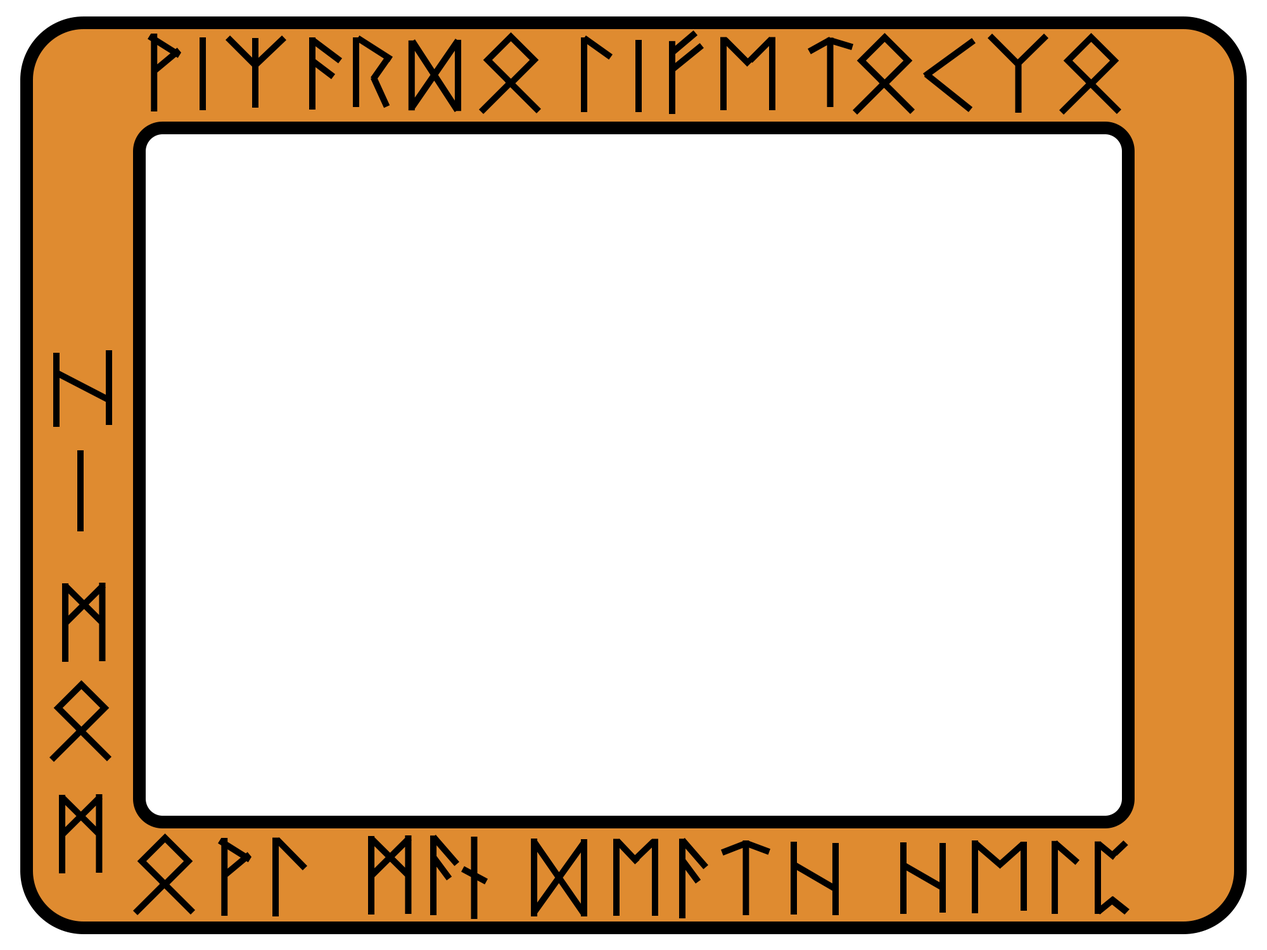
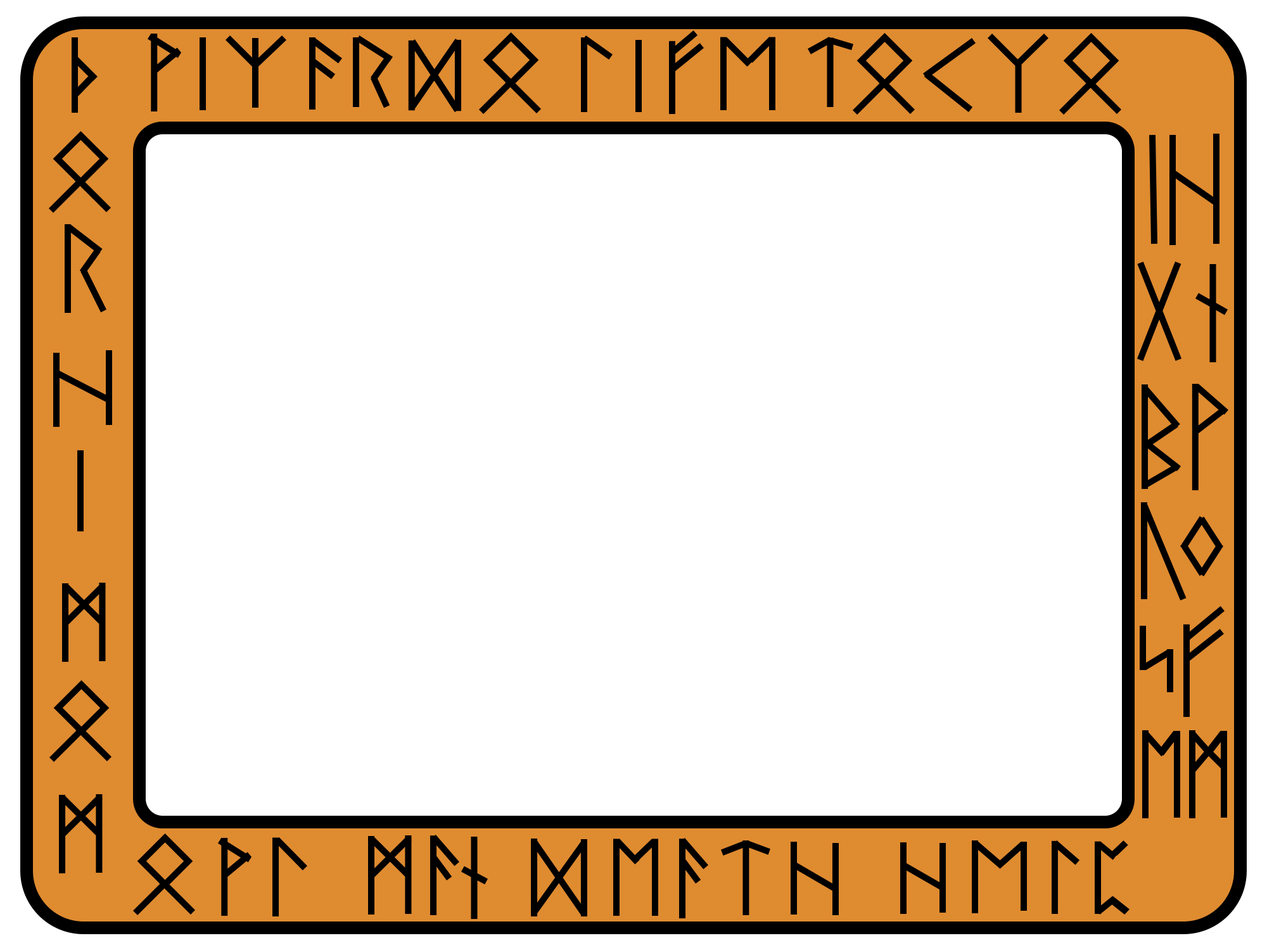
Comparing the layer stacks of the two 1267x950 images. Changes:
added layer "Shape 51 copy" above "Shape 51" over (1188, 730, 1227, 819)
added layer "Shape 51" above "Shape 50" over (1141, 730, 1180, 819)
added layer "Shape 50" above "Rounded Rectangle 1" over (1183, 606, 1225, 717)
added layer "Shape 49" above "Shape 49 copy 2" over (1139, 625, 1173, 693)
added layer "Shape 49 copy 2" above "Shape 48" over (1179, 516, 1223, 577)
added layer "Shape 48" above "Shape 47" over (1140, 383, 1229, 601)
added layer "Shape 47" above "Shape 46" over (1141, 384, 1181, 489)
added layer "Shape 46" above "Shape 46 copy" over (1195, 264, 1228, 363)
added layer "Shape 46 copy" above "Shape 45" over (1136, 261, 1182, 362)
added layer "Shape 45" above "Shape 44" over (1169, 133, 1220, 246)
added layer "Shape 44" above "Shape 43" over (1148, 134, 1158, 244)
added layer "Shape 43" above "O copy 5" over (64, 224, 107, 313)
added layer "O copy 5" above "O copy 4" over (48, 131, 111, 213)
painted on "Shape 34" over (927, 875, 940, 883)
added layer "Shape 42" above "Shape 41" over (73, 76, 94, 97)
added layer "Shape 41" above "Shape 40" over (73, 57, 98, 82)
added layer "Shape 40" above "Shape 38" over (71, 37, 78, 113)
